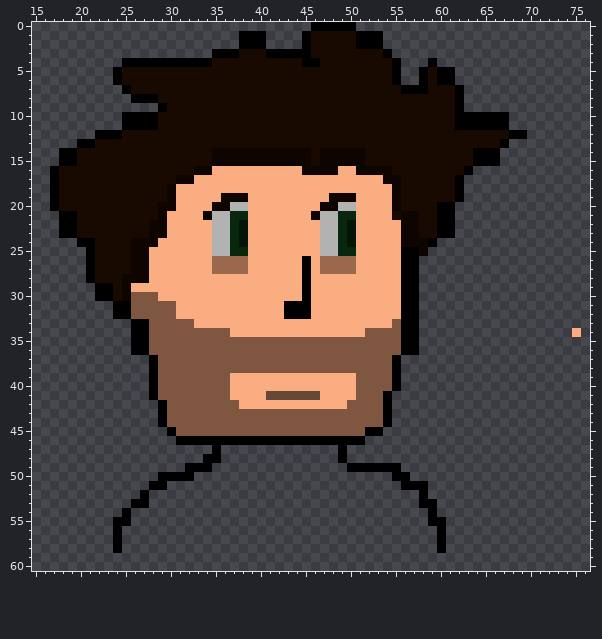
One commit to this sprite sheet: CorporateCombat/sprites/JB_Proto_Down/layers/f89a9de8-b8c3-4dfe-87c5-c1a00fe3f5ec/4ea52f77-1978-48f4-8da1-392dbd4758e1.png. The first picture shows the starting point.
The file is 84x84 pixels. Shown: x 15..76, y 0..60.
Now the later version:
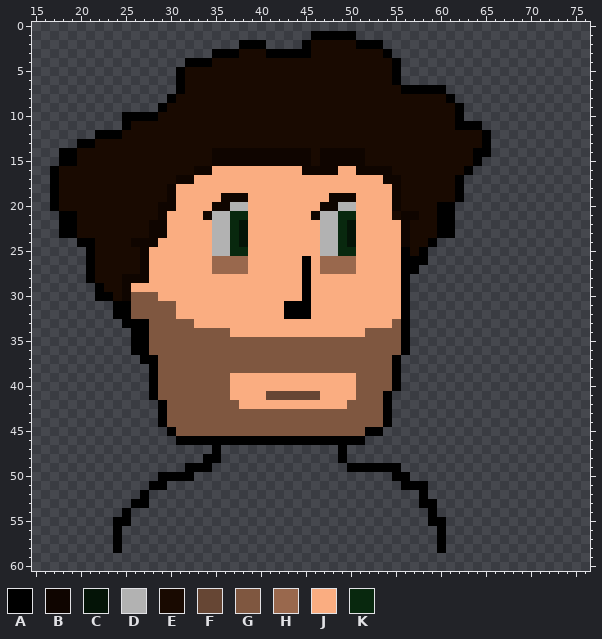
Palette (. is transparent): A #000000  B #0f0500  C #041407  D #b2b2b2  E #190a01  F #664634  G #7f5740  H #99684d  J #faad81  K #08280e
Edits made:
Changed rows in their new state; - is an unchanged pixel.
first column x 24:
 0 ----------------------.....-------------------
 1 --------------...----.AAAAA...----------------
 4 -.......-------------EE------------.----------
 5 .......A--------------------------....--------
 6 .......A--------------------------....--------
 7 -......A---------------------------AA..-------
 8 --....A------------------------------A.-------
10 ---------------------------------------.....--
11 --EEE------------------------------------...--
12 -----------------------------------------A....
13 -----------------------------------------A..--
14 ------------------------------------------.---
15 -----------------------------------------..---
first column x 23:
22 ----------------------------------E------------------
23 ----------------------------------E------------------
24 ----------------------------------EE-----------------
25 ---E------------------------------EA-----------------
26 ---E-------------------------------A-----------------
27 ---E-------------------------------------------------
28 ----------------------------------.------------------
29 E---------------------------------.------------------
30 ----------------------------------.------------------
31 ----------------------------------.------------------
32 ----------------------------------.------------------
33 --A-------------------------------.------------------
34 ----------------------------------.-----------------.
35 ----------------------------------.------------------
36 ----------------------------------.------------------
37 ----A------------------------------------------------
Boxes around the changes in both pictures, in picture pixels (x1, y1, x2, y2):
changed: (302, 22, 383, 67)
erased: (239, 31, 266, 40)
changed: (113, 58, 185, 130)
changed: (419, 58, 527, 166)
changed: (410, 220, 428, 355)
changed: (104, 247, 140, 292)
added: (122, 319, 149, 364)
erased: (572, 328, 581, 337)
